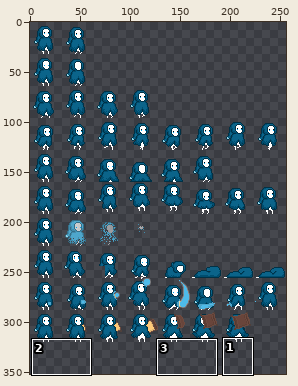
File history of a sprite sheet, PR2/Ott - An Elemental Journey/resources/images/tests/Ott_Water.png. Above, an overview of the earlier version with the close-up marked.
Close-up. Before:
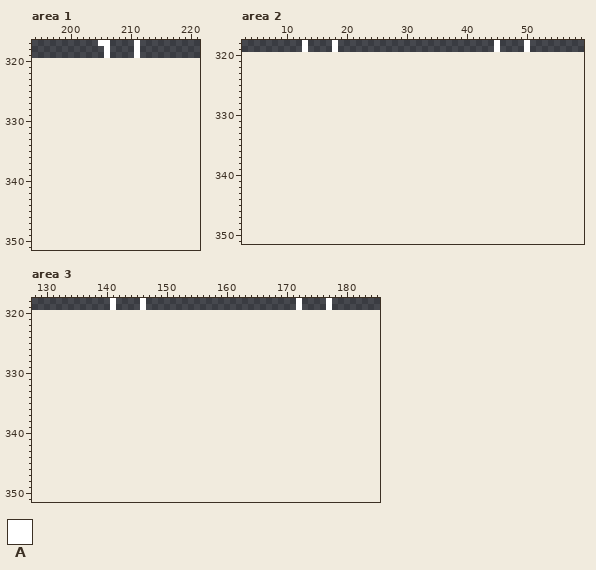
The file is 256x320 pixels. Pixels under 10% opacity are left out. Colours within 5 levels of each other are drawn and written as one. Shown: area 1: x 194..221, y 317..351; area 2: x 3..59, y 318..351; area 3: x 128..185, y 318..351. The old version is drawn lined up with the new one, on the new canvas. The commit also changed other parts of the picture, which this record leaves out.
Palette (. is transparent): A #ffffff
Pixels before, area 1, first column x 205:
317 AA....A
318 .A....A
319 .A....A
Pixels before, area 2, first column x 13:
318 A....A..........................A....A
319 A....A..........................A....A
Pixels before, area 3, first column x 141:
318 A....A.........................A....A
319 A....A.........................A....A
New version:
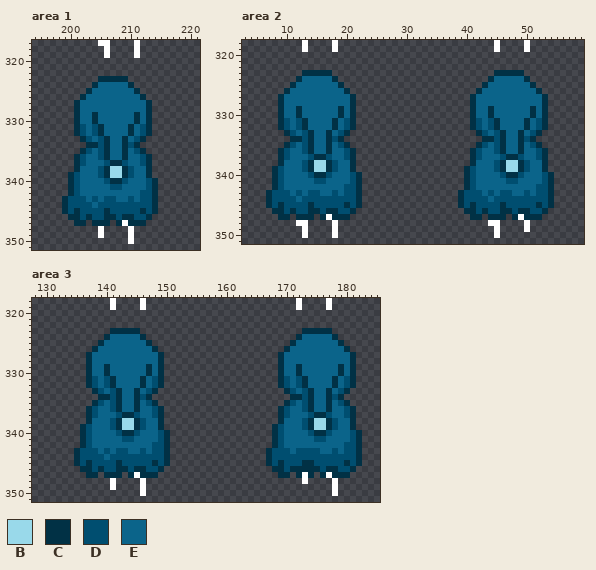
Colours new in this view: B #99d9ea  C #013145  D #004e70  E #0b648a
Change:
canvas 256x320 -> 256x352
Area 1:
y 323: x 205..209 ..... -> CCCCC
y 324: x 204..210 ....... -> CEEEEEC
y 325: x 203..211 ......... -> CEEEEEEEC
y 326: x 202..212 ........... -> CEEEEEEEEEC
y 327..328: x 201..213 ............. -> CEEEEEEEEEEEC
y 329..330: x 201..213 ............. -> CEECEEEEEECEC
y 331..332: x 201..213 ............. -> CDEDCEEEECEDC
y 333: x 202..212 ........... -> CDEDCEECEDC
y 334: x 203..211 ......... -> CCDCEECDC
y 335: x 202..212 ........... -> CDEDCEECEDC
y 336: x 201..213 ............. -> CDEEDCEECEEDC
y 337: x 201..213 ............. -> CDEEEDCCDEEDC
y 338: x 201..213 ............. -> CEEEDCBBCDEEC
y 339: x 200..213 .............. -> CDEEEDCBBCDEEC
y 340: x 200..214 ............... -> CDEEEEDCCDEEEDC
y 341: x 200..214 ............... -> CDEEEEEDDEEEEDC
y 342: x 200..214 ............... -> CDEEEEEEEEEEDDC
y 343: x 199..214 ................ -> CDDDEDEDDEEDEDDC
y 344: x 199..214 ................ -> CDDDDEDDDDDDDDDC
y 345: x 199..214 ................ -> CDCDDDDCDDDDDCDC
y 346: x 200..213 .............. -> CCDCDDCCDCCDDC
y 347: x 201..202 .. -> CC; x 204..206 ... -> CCC; x 208..212 ..... -> CACCC
y 348..349: x 205 . -> A; x 210 . -> A
y 350: x 210 . -> A
Area 2:
y 323: x 13..17 ..... -> CCCCC; x 45..49 ..... -> CCCCC
y 324: x 12..18 ....... -> CEEEEEC; x 44..50 ....... -> CEEEEEC
y 325: x 11..19 ......... -> CEEEEEEEC; x 43..51 ......... -> CEEEEEEEC
y 326: x 10..20 ........... -> CEEEEEEEEEC; x 42..52 ........... -> CEEEEEEEEEC
y 327..328: x 9..21 ............. -> CEEEEEEEEEEEC; x 41..53 ............. -> CEEEEEEEEEEEC
y 329..330: x 9..21 ............. -> CEECEEEEEECEC; x 41..53 ............. -> CEECEEEEEECEC
y 331..332: x 9..21 ............. -> CDEDCEEEECEDC; x 41..53 ............. -> CDEDCEEEECEDC
y 333: x 10..20 ........... -> CDEDCEECEDC; x 42..52 ........... -> CDEDCEECEDC
y 334: x 11..19 ......... -> CCDCEECDC; x 43..51 ......... -> CCDCEECDC
y 335: x 10..20 ........... -> CDEDCEECEDC; x 42..52 ........... -> CDEDCEECEDC
y 336: x 9..21 ............. -> CDEEDCEECEEDC; x 41..53 ............. -> CDEEDCEECEEDC
y 337: x 9..21 ............. -> CDEEEDCCDEEDC; x 41..53 ............. -> CDEEEDCCDEEDC
y 338: x 9..21 ............. -> CEEEDCBBCDEEC; x 41..53 ............. -> CEEEDCBBCDEEC
y 339: x 8..21 .............. -> CDEEEDCBBCDEEC; x 40..53 .............. -> CDEEEDCBBCDEEC
y 340: x 8..22 ............... -> CDEEEEDCCDEEEDC; x 40..54 ............... -> CDEEEEDCCDEEEDC
y 341: x 8..22 ............... -> CDEEEEEDDEEEEDC; x 40..54 ............... -> CDEEEEEDDEEEEDC
y 342: x 8..22 ............... -> CDEEEEEEEEEEDDC; x 40..54 ............... -> CDEEEEEEEEEEDDC
y 343: x 7..22 ................ -> CDDDEDEDDEEDEDDC; x 39..54 ................ -> CDDDEDEDDEEDEDDC
y 344: x 7..22 ................ -> CDDDDEDDDDDDDDDC; x 39..54 ................ -> CDDDDEDDDDDDDDDC
y 345: x 7..22 ................ -> CDCDDDDCDDDDDCDC; x 39..54 ................ -> CDCDDDDCDDDDDCDC
y 346: x 8..21 .............. -> CCDCDDCCDCCDDC; x 40..53 .............. -> CCDCDDCCDCCDDC
y 347: x 9..10 .. -> CC; x 12..14 ... -> CCC; x 16..20 ..... -> CACCC; x 41..42 .. -> CC; x 44..46 ... -> CCC; x 48..52 ..... -> CACCC
y 348: x 12..13 .. -> AA; x 18 . -> A; x 44..45 .. -> AA; x 50 . -> A
y 349: x 13 . -> A; x 18 . -> A; x 45 . -> A; x 50 . -> A
y 350: x 13 . -> A; x 18 . -> A; x 45 . -> A
Area 3:
y 323: x 141..145 ..... -> CCCCC; x 173..177 ..... -> CCCCC
y 324: x 140..146 ....... -> CEEEEEC; x 172..178 ....... -> CEEEEEC
y 325: x 139..147 ......... -> CEEEEEEEC; x 171..179 ......... -> CEEEEEEEC
y 326: x 138..148 ........... -> CEEEEEEEEEC; x 170..180 ........... -> CEEEEEEEEEC
y 327..328: x 137..149 ............. -> CEEEEEEEEEEEC; x 169..181 ............. -> CEEEEEEEEEEEC
y 329..330: x 137..149 ............. -> CEECEEEEEECEC; x 169..181 ............. -> CEECEEEEEECEC
y 331..332: x 137..149 ............. -> CDEDCEEEECEDC; x 169..181 ............. -> CDEDCEEEECEDC
y 333: x 138..148 ........... -> CDEDCEECEDC; x 170..180 ........... -> CDEDCEECEDC
y 334: x 139..147 ......... -> CCDCEECDC; x 171..179 ......... -> CCDCEECDC
y 335: x 138..148 ........... -> CDEDCEECEDC; x 170..180 ........... -> CDEDCEECEDC
y 336: x 137..149 ............. -> CDEEDCEECEEDC; x 169..181 ............. -> CDEEDCEECEEDC
y 337: x 137..149 ............. -> CDEEEDCCDEEDC; x 169..181 ............. -> CDEEEDCCDEEDC
y 338: x 137..149 ............. -> CEEEDCBBCDEEC; x 169..181 ............. -> CEEEDCBBCDEEC
y 339: x 136..149 .............. -> CDEEEDCBBCDEEC; x 168..181 .............. -> CDEEEDCBBCDEEC
y 340: x 136..150 ............... -> CDEEEEDCCDEEEDC; x 168..182 ............... -> CDEEEEDCCDEEEDC
y 341: x 136..150 ............... -> CDEEEEEDDEEEEDC; x 168..182 ............... -> CDEEEEEDDEEEEDC
y 342: x 136..150 ............... -> CDEEEEEEEEEEDDC; x 168..182 ............... -> CDEEEEEEEEEEDDC
y 343: x 135..150 ................ -> CDDDEDEDDEEDEDDC; x 167..182 ................ -> CDDDEDDDDEEDEDDC
y 344: x 135..150 ................ -> CDDDDEDDDDDDDDDC; x 167..182 ................ -> CDDDDDDDDDDDDDDC
y 345: x 135..150 ................ -> CDCDDDDCDDDDDCDC; x 167..182 ................ -> CDCDDDCCDDDDDCDC
y 346: x 136..149 .............. -> CCDCDDCCDCCDDC; x 168..181 .............. -> CCDCCCCCDCCDDC
y 347: x 137..138 .. -> CC; x 140..142 ... -> CCC; x 144..148 ..... -> CACCC; x 169..170 .. -> CC; x 172..174 ... -> CAC; x 176..180 ..... -> CACCC
y 348: x 141 . -> A; x 146 . -> A; x 173 . -> A; x 178 . -> A
y 349: x 141 . -> A; x 146 . -> A; x 178 . -> A
y 350: x 146 . -> A; x 178 . -> A
